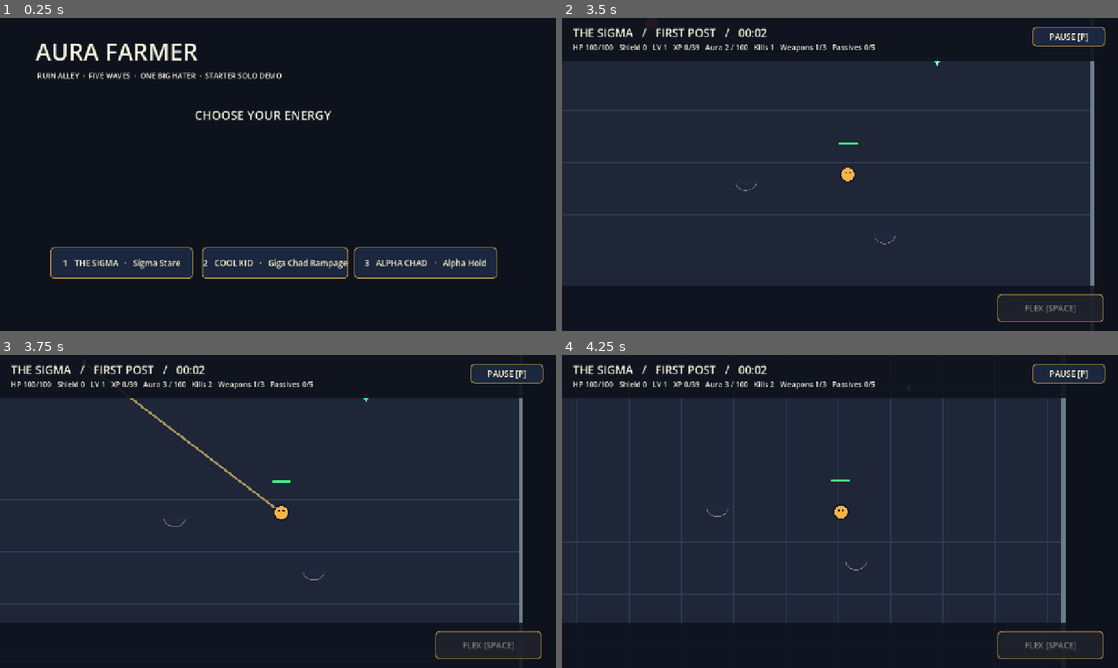
Above: before the commit, frames 1-4 (two rows, left to right).
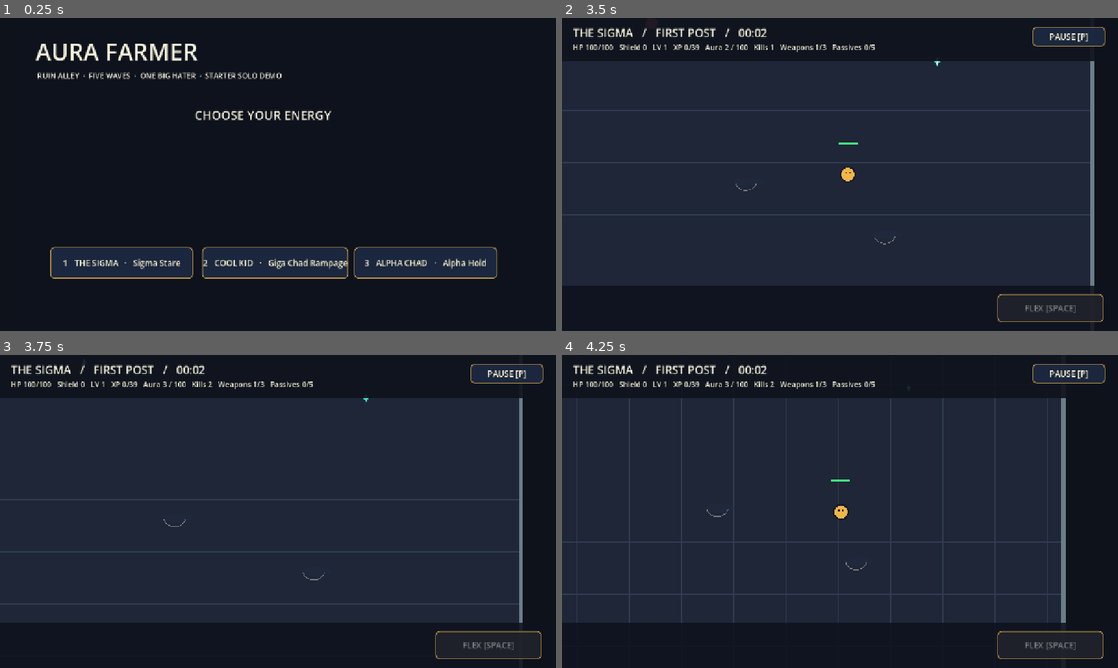
Above: after the commit, the same moments.

Repository: pedro-ai-coder/aura-farmer-godot
Game: Godot game, scene res://scenes/main.tscn
Two runs of this game, one before a commit and one after it. Both use one fixed random seed, a clock stepped at 60 frames per second and the inputs below.
Inputs (mouse positions are in pixels of both pictures, inside the frame that each line leads up to):
- Up to frame 1 (0.25 s): no input
- Up to frame 2 (3.5 s): click "1 THE SIGMA · Sigma Stare" at 0.5 s; click "PAUSE [P]" at 1.25 s; click "RESUME [P]" at 2 s; move the mouse to (962, 158) at 2.77 s; hold Right (ui_right) from 2.78 s (still down); tap 1 at 2.85 s; click (962, 158) at 2.92 s; tap 3 at 3.05 s
- Up to frame 3 (3.75 s): release Right (ui_right) at 3.5 s; drag from (166, 527) to (250, 574) at 3.52 s
- Up to frame 4 (4.25 s): no input

Frames 1-2 are identical in both runs. In frame 3, 0.3% of the frame differs, in the area x 23-53%, y 13-53%; in frame 4, nothing differs.
Error after the commit: Parse Error: Cannot infer the type of "center" variable because the value doesn't have a set type. (res://scripts/weapon_visuals.gd:98)

Commit message:
feat(visual): render distinct weapon cues for actual Godot hits

Diff:
--- a/scripts/solo_run.gd
+++ b/scripts/solo_run.gd
@@ -1,6 +1,7 @@
 extends Node2D
 
 const ApprovedVisualsScript = preload("res://scripts/approved_visuals.gd")
+const WeaponVisualsScript = preload("res://scripts/weapon_visuals.gd")
 const SoloOfferRulesScript = preload("res://scripts/solo_offer_rules.gd")
 const SoloEnemyRulesScript = preload("res://scripts/solo_enemy_rules.gd")
 const SoloPassiveRulesScript = preload("res://scripts/solo_passive_rules.gd")
@@ -68,6 +69,7 @@
 var spawn_timer := 0.7
 var hurt_timer := 0.0
 var attack_flash := 0.0
+var attack_visuals: Array[Dictionary] = []
 var attack_target := Vector2.ZERO
 var pending_choices := 0
 var selection: Array[Dictionary] = []
@@ -295,6 +297,7 @@
     flex_age = 0.0
     hurt_timer = 0.0
     attack_flash = 0.0
+    attack_visuals.clear()
     run_time = 0.0
     level = 1
     xp = 0.0
@@ -337,6 +340,10 @@
         var dt := minf(delta, 0.05)
         _advance(dt)
     attack_flash = maxf(attack_flash - delta, 0.0)
+    for effect: Dictionary in attack_visuals.duplicate():
+        effect["life"] = float(effect["life"]) - delta
+        if float(effect["life"]) <= 0.0:
+            attack_visuals.erase(effect)
     camera.position = camera.position.lerp(player_pos, minf(1.0, delta * 8.0))
     status_timer -= delta
     if status_timer <= 0.0:
@@ -759,6 +766,13 @@
             hits = 1
         if hits > 0:
             _primary_activation(Vector2(closest["pos"]))
+            # The actual combat hit is already resolved above; this is visual only.
+            if attack_visuals.size() >= 12:
+                attack_visuals.pop_front()
+            attack_visuals.append({
+                "id": str(weapon["id"]), "origin": player_pos,
+                "target": Vector2(closest["pos"]), "life": 0.18
+            })
             attack_flash = 0.12
             attack_target = closest["pos"]
             if weapon["id"] == "cope-shield":
@@ -1156,8 +1170,8 @@
         var bar_pos: Vector2 = e["pos"] + Vector2(-radius, -sprite_height - 10.0)
         draw_rect(Rect2(bar_pos, Vector2(radius * 2.0, 5.0)), Color(0.13, 0.11, 0.13))
         draw_rect(Rect2(bar_pos, Vector2(radius * 2.0 * maxf(0.0, float(e["hp"]) / float(e["max"])), 5.0)), Color(0.63, 0.92, 0.44))
-    if attack_flash > 0.0:
-        draw_line(player_pos, attack_target, Color(0.99, 0.87, 0.42, 0.6), 5.0)
+    for effect: Dictionary in attack_visuals:
+        WeaponVisualsScript.draw_attack(self, effect)
     if flex_time > 0.0:
         draw_arc(player_pos, 26.0, 0.0, TAU, 36, Color(1.0, 0.89, 0.36), 5.0)
     _draw_contact_shadow(player_pos, 19.0)
